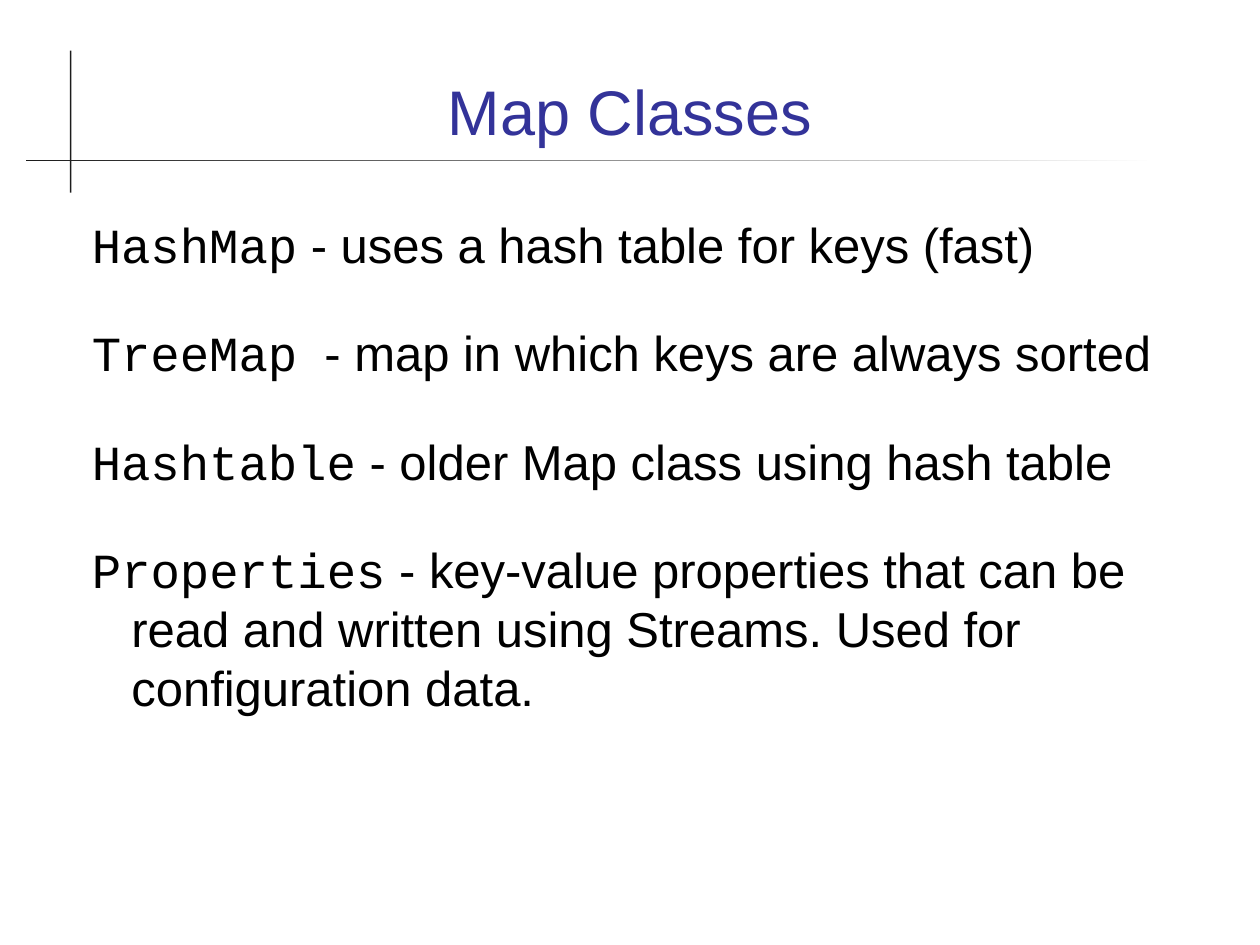
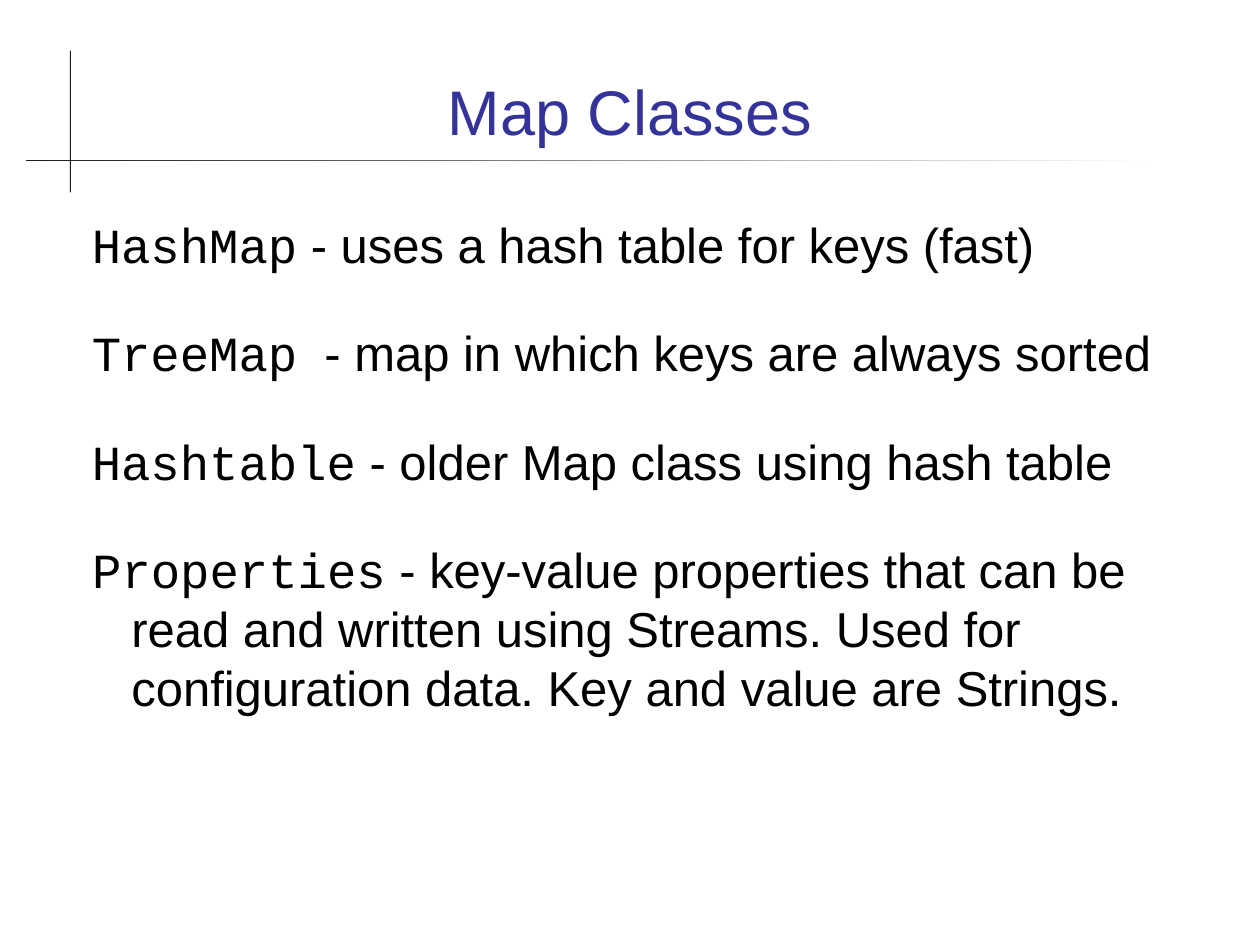
Before and after one commit to skeoop/skeoop.github.io, a slide deck: slide 9 of collections/Map.ppt. Drawn at 1260x945 pixels with LibreOffice and Linux fonts; fonts in the diff are those of the drawing. Boxes give left, top, right and bottom in pixels: in the first picture for what was removed or moved away, otherwise in the second. Text is boxed around its words. In the diff, an @@ line names an element or a change of style, - is before the commit and + after.

```diff
--- a/collections/Map.ppt
+++ b/collections/Map.ppt
@@ text at [92,552,1125,716]: text changed @@
-Properties - key-value properties that can be read and written using Streams. Used for configuration data.
+Properties - key-value properties that can be read and written using Streams. Used for configuration data. Key and value are Strings.
```
Also in this commit, not shown: 6 other slides changed, 2 slides added, 2 other files.
